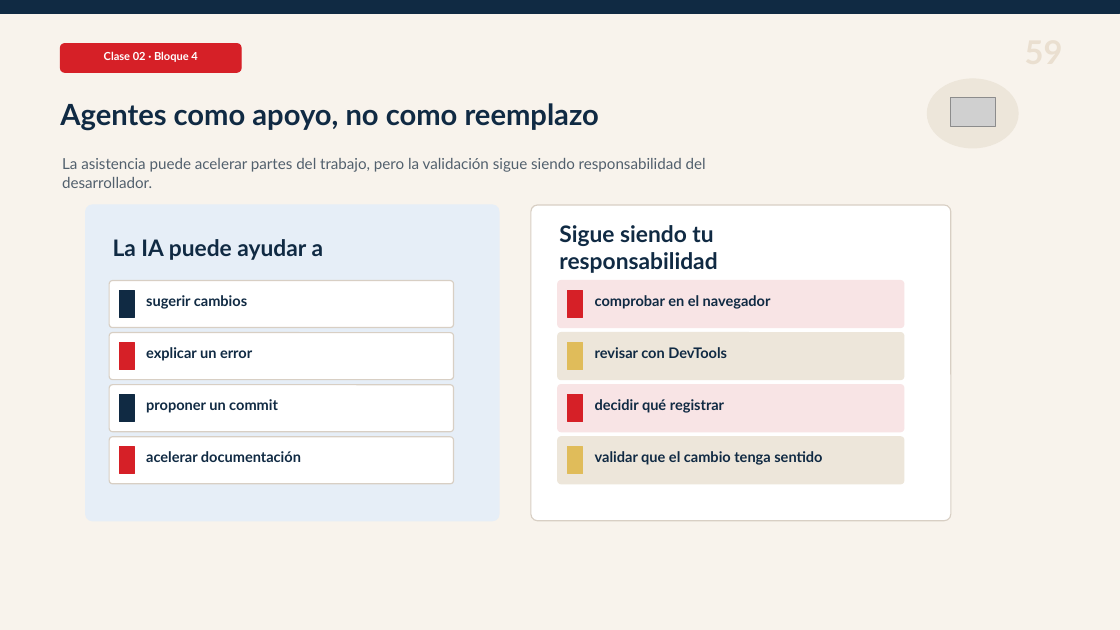
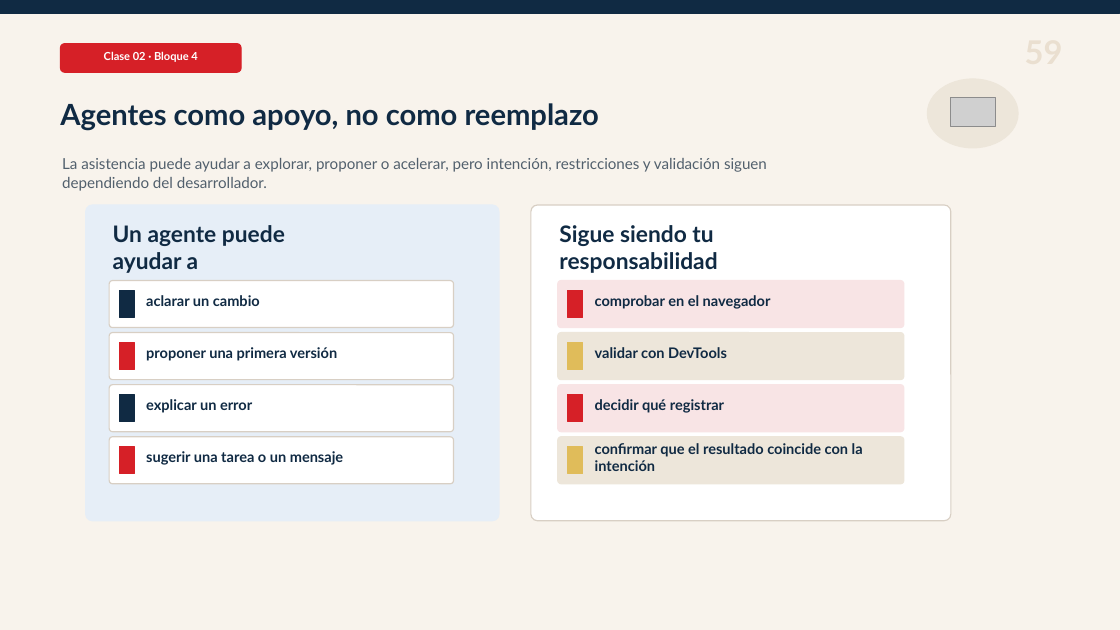
Before and after one commit to Dieg0Code/PRO301_Taller_de_Aplicaciones_para_Internet, a slide deck: slide 59 of clases/semana-01/02/ppt/Clase-02-Bloque-1-Las-Herramientas-del-Taller.pptx. Drawn at 1120x630 pixels with LibreOffice and Linux fonts; fonts in the diff are those of the drawing; grey boxes stand for pictures. Boxes give left, top, right and bottom in pixels: in the first picture for what was removed or moved away, otherwise in the second. Text is boxed around its words. In the diff, an @@ line names an element or a change of style, - is before the commit and + after.

```diff
--- a/clases/semana-01/02/ppt/Clase-02-Bloque-1-Las-Herramientas-del-Taller.pptx
+++ b/clases/semana-01/02/ppt/Clase-02-Bloque-1-Las-Herramientas-del-Taller.pptx
@@ text at [62, 158, 767, 191]: text changed @@
-La asistencia puede acelerar partes del trabajo, pero la validación sigue siendo responsabilidad del desarrollador.
+La asistencia puede ayudar a explorar, proponer o acelerar, pero intención, restricciones y validación siguen dependiendo del desarrollador.
@@ text at [113, 225, 285, 273]: text changed @@
-La IA puede ayudar a
+Un agente puede ayudar a
@@ text at [146, 295, 260, 306]: text changed @@
-sugerir cambios
+aclarar un cambio
@@ text added at [146, 347, 337, 361], 12.5 pt, text #102A43, bold @@
+proponer una primera versión
@@ text at [595, 347, 727, 358]: text changed @@
-revisar con DevTools
+validar con DevTools
@@ text "explicar un error": place and size @@
-text "explicar un error" at [146, 347, 252, 361]
+text "explicar un error" at [146, 399, 252, 413]
@@ text removed at [146, 399, 278, 413] @@
-proponer un commit
@@ text at [595, 443, 863, 471]: text changed @@
-validar que el cambio tenga sentido
+confirmar que el resultado coincide con la intención
@@ text at [146, 451, 343, 465]: text changed @@
-acelerar documentación
+sugerir una tarea o un mensaje
```
Also in this commit, not shown: 6 other slides changed, 26 other files.
